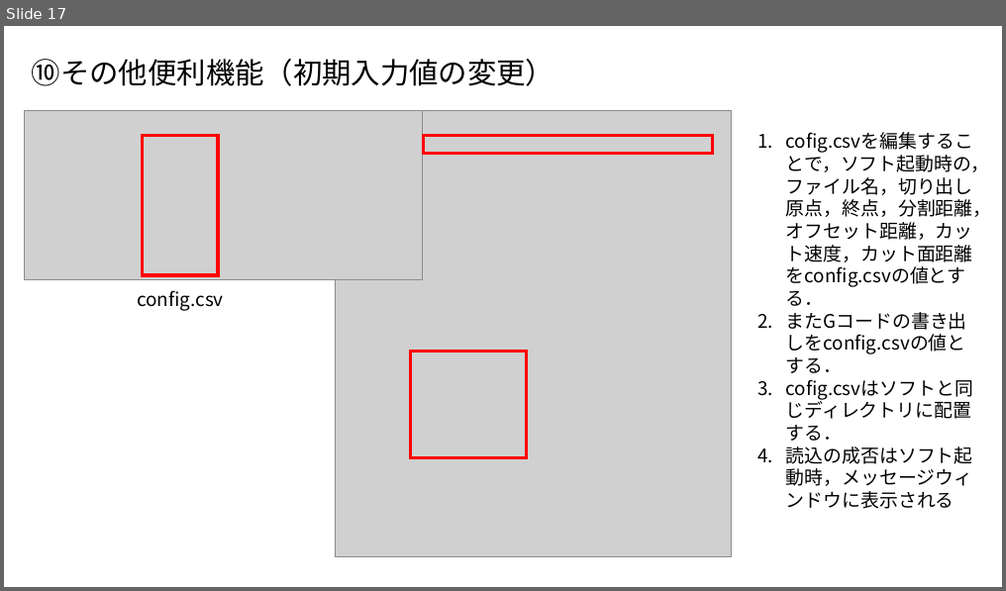
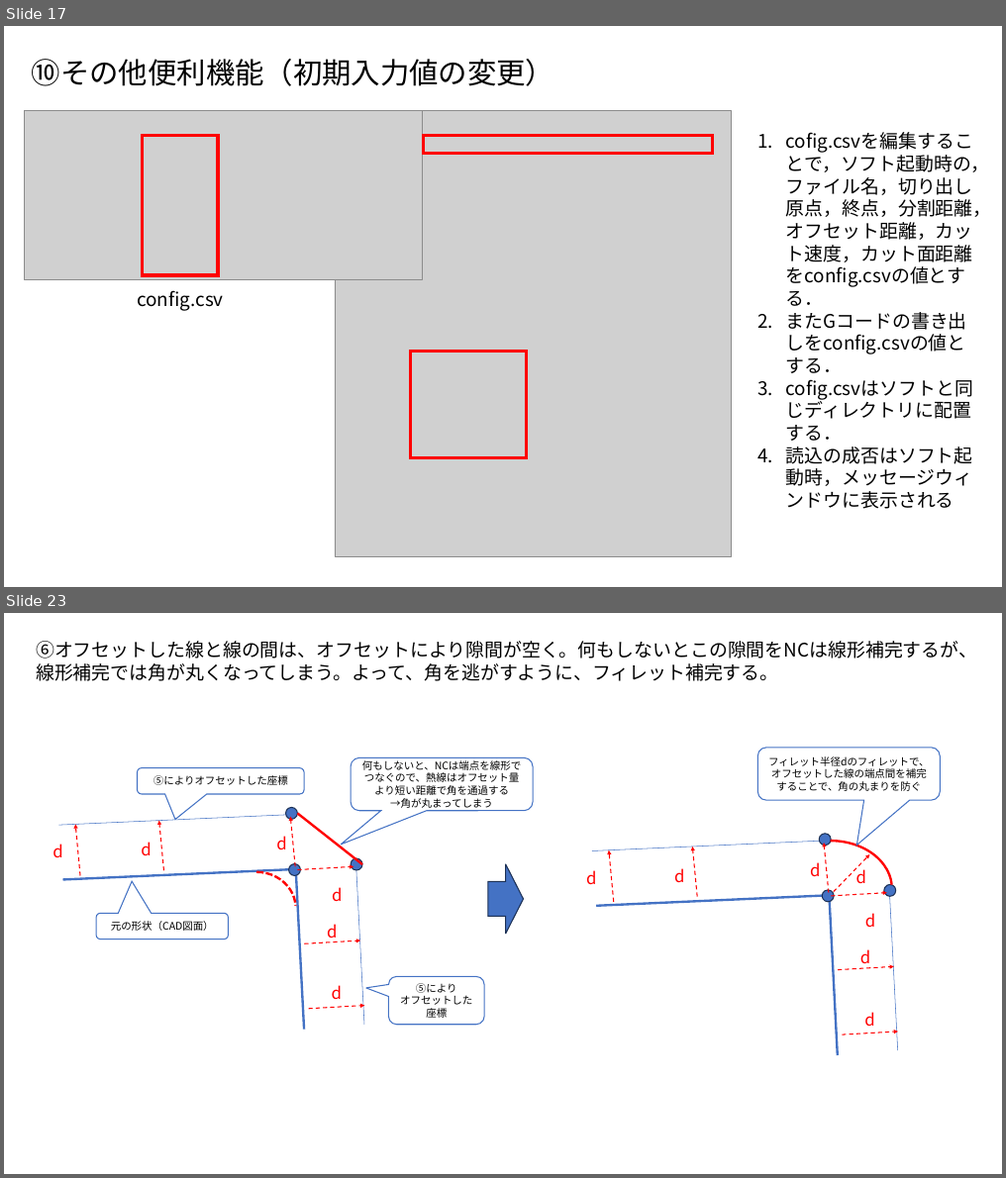
Before and after one commit to Pakfat50/HW_CAM, a slide deck: 使用方法.pptx. Shown one above the other, each under a label of ours: slide 17 before the commit, slides 17 and 23 after it; the slides between them are not shown. The pictures are 1006x591 and 1006x1178 pixels, drawn with LibreOffice and Linux fonts; fonts in the diff are those of the drawing; grey boxes stand for pictures. Boxes give left, top, right and bottom in pixels: in the first picture for what was removed or moved away, otherwise in the second. Text is boxed around its words. In the diff, an @@ line names an element or a change of style, - is before the commit and + after.

Commit message:
オフセット機能の説明を追加

```diff
--- a/使用方法.pptx
+++ b/使用方法.pptx
@@ slide 23 added at [4, 613, 1002, 1174], background #FFFFFF @@
@@ text added at [36, 641, 977, 681], 18 pt, text #000000 @@
+⑥オフセットした線と線の間は、オフセットにより隙間が空く。何もしないとこの隙間をNCは線形補完するが、
+線形補完では角が丸くなってしまう。よって、角を逃がすように、フィレット補完する。
@@ rounded speech box added at [757, 748, 940, 801], fill #FFFFFF, outline #4472C4 1 pt, 10 pt, text #000000 @@
+フィレット半径dのフィレットで、
+オフセットした線の端点間を補完することで、角の丸まりを防ぐ
@@ line added from (592, 851) to (826, 841), #4472C4 0.5 pt @@
@@ arrow added from (697, 897) to (693, 847), #FF0000 1 pt dashed @@
@@ arc (boxed as its full ellipse) added at [769, 841, 893, 936], outline #FF0000 2.25 pt @@
@@ ellipse added at [819, 834, 832, 846], fill #4472C4, outline #1E3256 1 pt @@
@@ arrow added from (829, 893) to (824, 843), #FF0000 1 pt dashed @@
@@ group added at [53, 759, 533, 1029]: 6 arrows, 6 texts, 5 lines, 4 rounded speech boxes, 3 ellipses, 1 arc (boxed as its full ellipse) @@
+d
+d
+d
+d
+元の形状（CAD図面）
+⑤によりオフセットした座標
+d
+d
+⑤により
+オフセットした座標
+何もしないと、NCは端点を線形でつなぐので、熱線はオフセット量より短い距離で角を通過する
+→角が丸まってしまう
@@ right arrow added at [488, 864, 524, 934], fill #4472C4, outline #1E3256 1 pt @@
@@ text added at [586, 870, 596, 885], 16 pt, text #FF0000 @@
+d
@@ arrow added from (614, 902) to (609, 851), #FF0000 1 pt dashed @@
@@ text added at [674, 868, 684, 883], 16 pt, text #FF0000 @@
+d
@@ text added at [810, 862, 820, 877], 16 pt, text #FF0000 @@
+d
@@ arrow added from (834, 892) to (870, 855), #FF0000 1 pt dashed @@
@@ text added at [856, 868, 866, 883], 16 pt, text #FF0000 @@
+d
@@ line added from (596, 906) to (829, 895), #4472C4 2.25 pt @@
@@ ellipse added at [823, 890, 835, 902], fill #4472C4, outline #1E3256 1 pt @@
@@ line added from (838, 1056) to (829, 895), #4472C4 2.25 pt @@
@@ arrow added from (832, 896) to (887, 893), #FF0000 1 pt dashed @@
@@ ellipse added at [884, 884, 896, 897], fill #4472C4, outline #1E3256 1 pt @@
@@ line added from (898, 1051) to (890, 891), #4472C4 0.5 pt @@
@@ text added at [865, 913, 875, 927], 16 pt, text #FF0000 @@
+d
@@ arrow added from (838, 970) to (894, 967), #FF0000 1 pt dashed @@
@@ text added at [860, 950, 870, 968], 16 pt, text #FF0000 @@
+d
@@ text added at [864, 1012, 874, 1026], 16 pt, text #FF0000 @@
+d
@@ arrow added from (842, 1035) to (898, 1032), #FF0000 1 pt dashed @@
```
Also in this commit, not shown: 5 other slides added.
